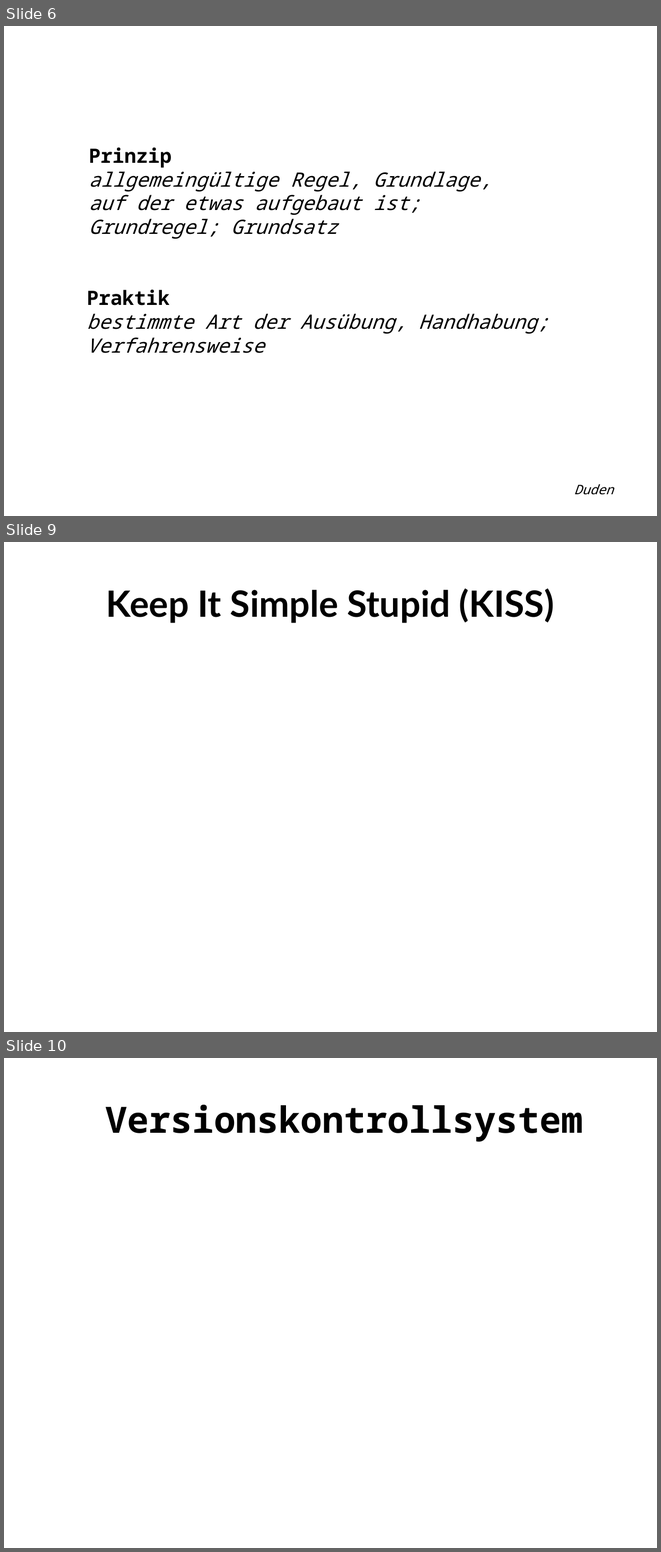
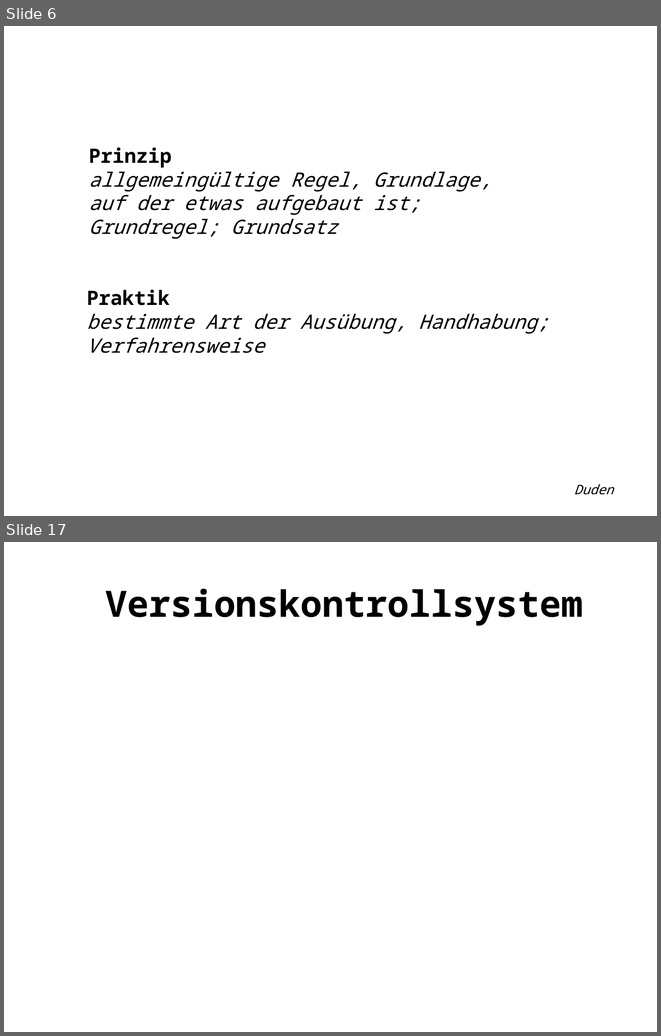
Before and after one commit to Weltraumschaf/Slides, a slide deck: CleanCodeDeveloper/RoterDan1/CCD_Roter_Dan_1.odp. Shown one above the other, each under a label of ours: slides 6, 9 and 10 before the commit, slides 6 and 17 after it; the slides between them are not shown. The pictures are 661x1552 and 661x1036 pixels, drawn with LibreOffice and Linux fonts; fonts in the diff are those of the drawing. Boxes give left, top, right and bottom in pixels: in the first picture for what was removed or moved away, otherwise in the second. Text is boxed around its words. In the diff, an @@ line names an element or a change of style, - is before the commit and + after.

```diff
--- a/CleanCodeDeveloper/RoterDan1/CCD_Roter_Dan_1.odp
+++ b/CleanCodeDeveloper/RoterDan1/CCD_Roter_Dan_1.odp
@@ slide 9 removed at bbox=[4, 542, 657, 1032], background #FFFFFF @@
@@ title removed at bbox=[106, 588, 554, 623] @@
-Keep It Simple Stupid (KISS)
@@ what was slide 10 is now slide 17 @@
```
Also in this commit, not shown: 2 slides changed, 8 slides added, 1 other file.
